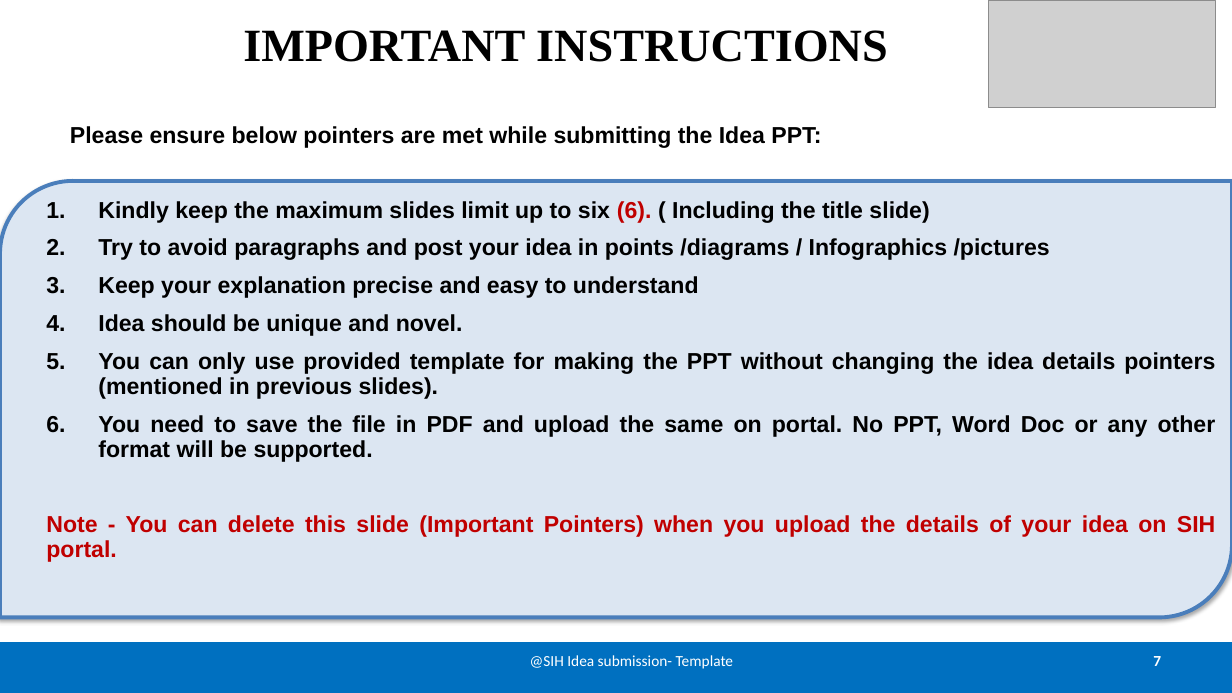
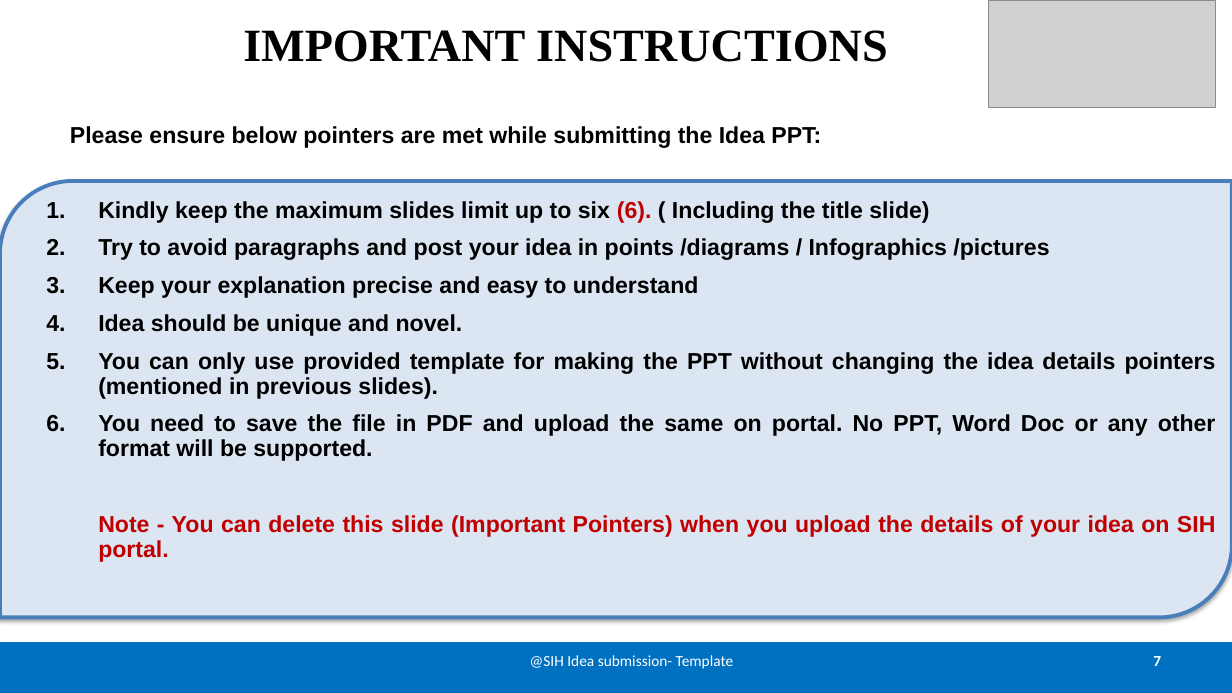
Before and after one commit to Sri-Ram143/SIH-2K26, a slide deck: slide 7 of SIH26036-presentation.pptx. Drawn at 1232x693 pixels with LibreOffice and Linux fonts; fonts in the diff are those of the drawing; grey boxes stand for pictures. Boxes give left, top, right and bottom in pixels: in the first picture for what was removed or moved away, otherwise in the second. Text is boxed around its words. In the diff, an @@ line names an element or a change of style, - is before the commit and + after.

```diff
--- a/SIH26036-presentation.pptx
+++ b/SIH26036-presentation.pptx
@@ round diag rect at bbox=[0, 181, 1232, 617]: outline #4B7EBC 3 pt to #4A7EBB 3 pt; proportions changed @@
@@ text "Kindly keep the maximum slides ..." rewrapped from bbox=[46, 201, 1216, 562] to bbox=[98, 201, 1216, 562] @@
```
Also in this commit, not shown: 2 other slides changed.
